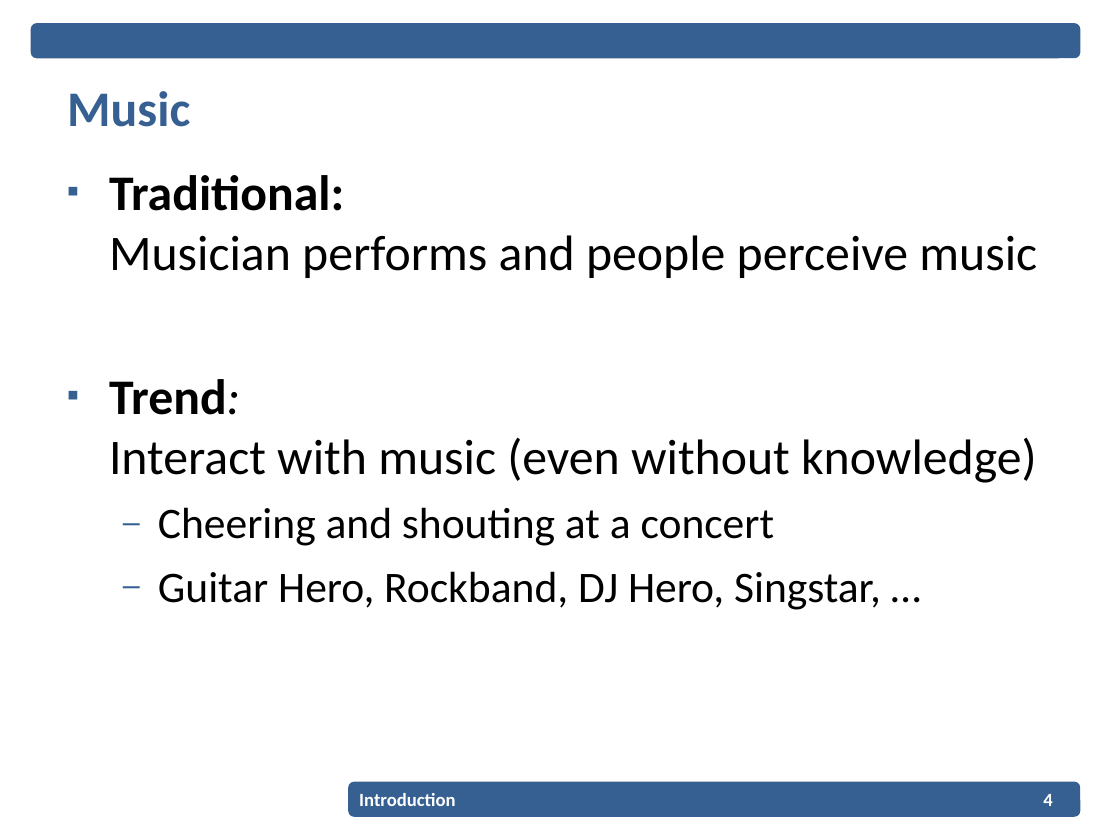
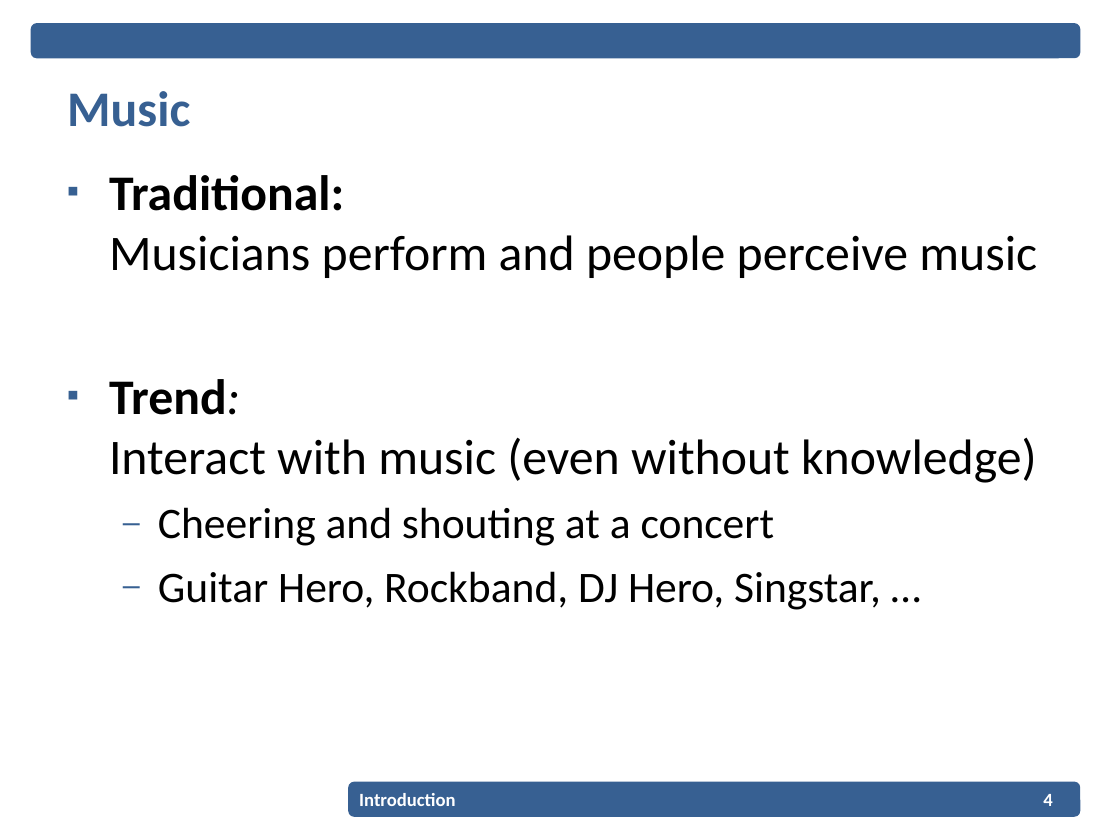
Before and after one commit to EPiCS/soundgates, a slide deck: slide 4 of documents/projectplan-presentation/Projectplan_Presentation.ppt. Drawn at 1120x840 pixels with LibreOffice and Linux fonts; fonts in the diff are those of the drawing; background and template pictures are left out. Boxes give left, top, right and bottom in pixels: in the first picture for what was removed or moved away, otherwise in the second. Text is boxed around its words. In the diff, an @@ line names an element or a change of style, - is before the commit and + after.

```diff
--- a/documents/projectplan-presentation/Projectplan_Presentation.ppt
+++ b/documents/projectplan-presentation/Projectplan_Presentation.ppt
@@ text at [109,175,1037,278]: text changed @@
-▪ Traditional:
-  Musician performs and people perceive music
+▪ Traditional:
+  Musicians perform and people perceive music
```
Also in this commit, not shown: 8 other slides changed, 4 slides added, 3 slides removed, 1 other file.
